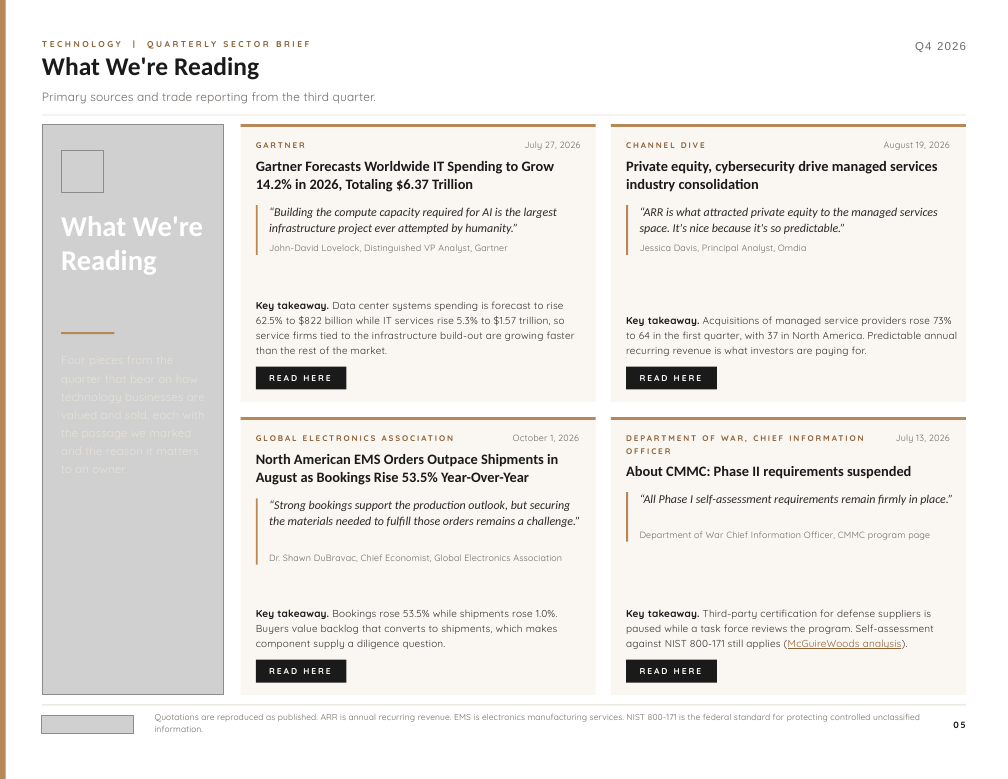
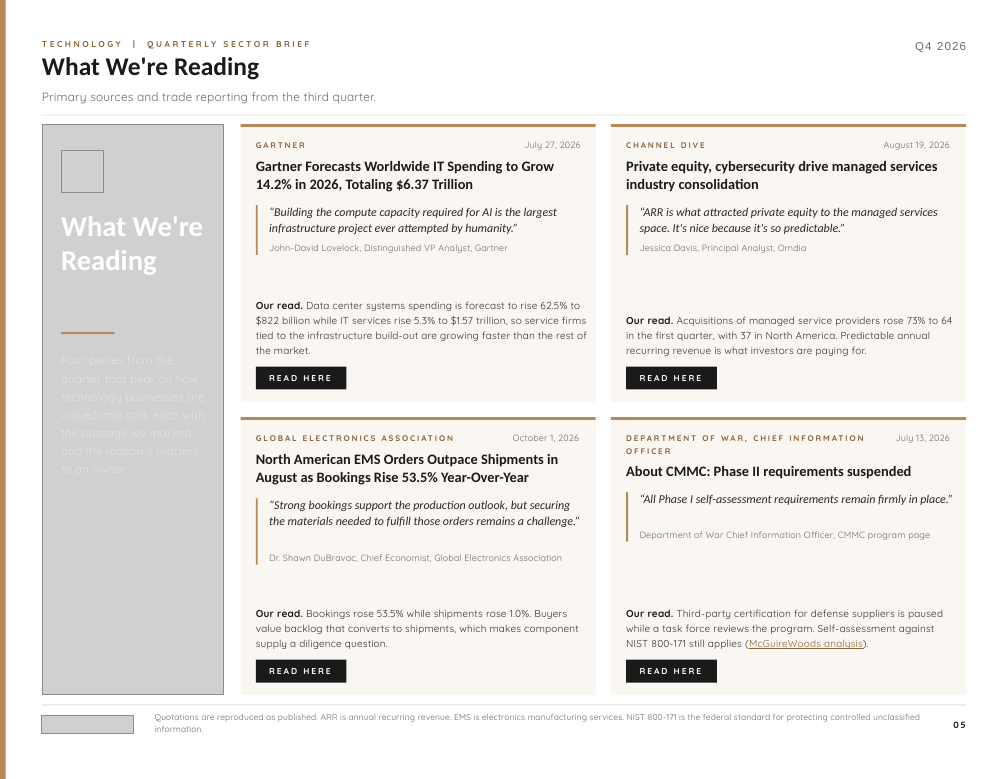
Before and after one commit to jp-hardin/about, a slide deck: slide 5 of mid-market-practice/_build/reports/technology-q4-2026/brief.pptx. Drawn at 1008x779 pixels with LibreOffice and Linux fonts; fonts in the diff are those of the drawing; grey boxes stand for pictures. Boxes give left, top, right and bottom in pixels: in the first picture for what was removed or moved away, otherwise in the second. Text is boxed around its words. In the diff, an @@ line names an element or a change of style, - is before the commit and + after.

```diff
--- a/mid-market-practice/_build/reports/technology-q4-2026/brief.pptx
+++ b/mid-market-practice/_build/reports/technology-q4-2026/brief.pptx
@@ text at <box>256,301,587,354</box>: text changed @@
-Key takeaway. Data center systems spending is forecast to rise 62.5% to $822 billion while IT services rise 5.3% to $1.57 trillion, so service firms tied to the infrastructure build-out are growing faster than the rest of the market.
+Our read. Data center systems spending is forecast to rise 62.5% to $822 billion while IT services rise 5.3% to $1.57 trillion, so service firms tied to the infrastructure build-out are growing faster than the rest of the market.
@@ text at <box>626,316,952,356</box>: text changed @@
-Key takeaway. Acquisitions of managed service providers rose 73% to 64 in the first quarter, with 37 in North America. Predictable annual recurring revenue is what investors are paying for.
+Our read. Acquisitions of managed service providers rose 73% to 64 in the first quarter, with 37 in North America. Predictable annual recurring revenue is what investors are paying for.
@@ text at <box>256,609,579,649</box>: text changed @@
-Key takeaway. Bookings rose 53.5% while shipments rose 1.0%. Buyers value backlog that converts to shipments, which makes component supply a diligence question.
+Our read. Bookings rose 53.5% while shipments rose 1.0%. Buyers value backlog that converts to shipments, which makes component supply a diligence question.
@@ text at <box>626,609,943,649</box>: text changed @@
-Key takeaway. Third-party certification for defense suppliers is paused while a task force reviews the program. Self-assessment against NIST 800-171 still applies (McGuireWoods analysis).
+Our read. Third-party certification for defense suppliers is paused while a task force reviews the program. Self-assessment against NIST 800-171 still applies (McGuireWoods analysis).
```
Also in this commit, not shown: 5 other slides changed, 19 other files.
